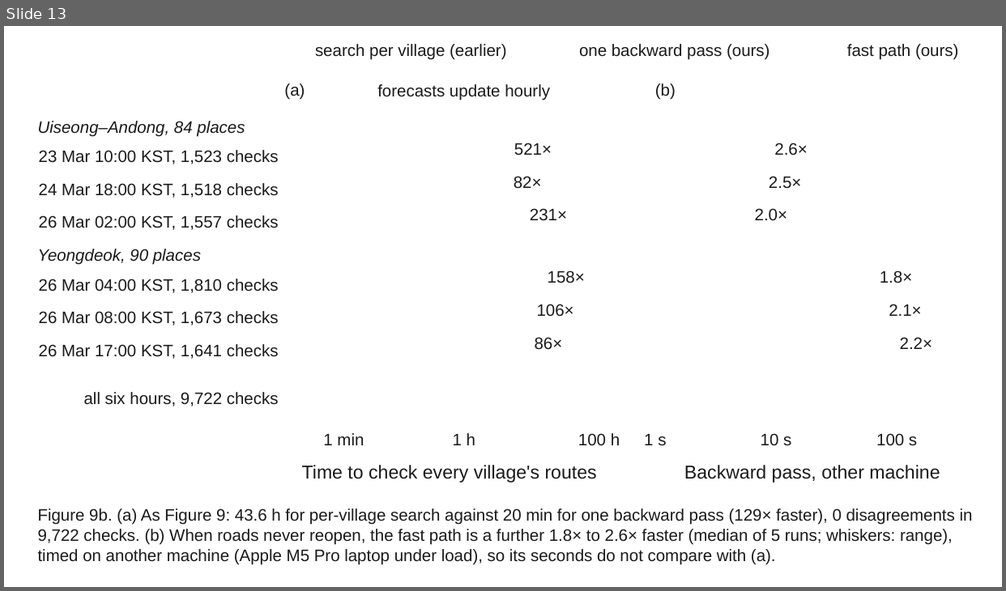
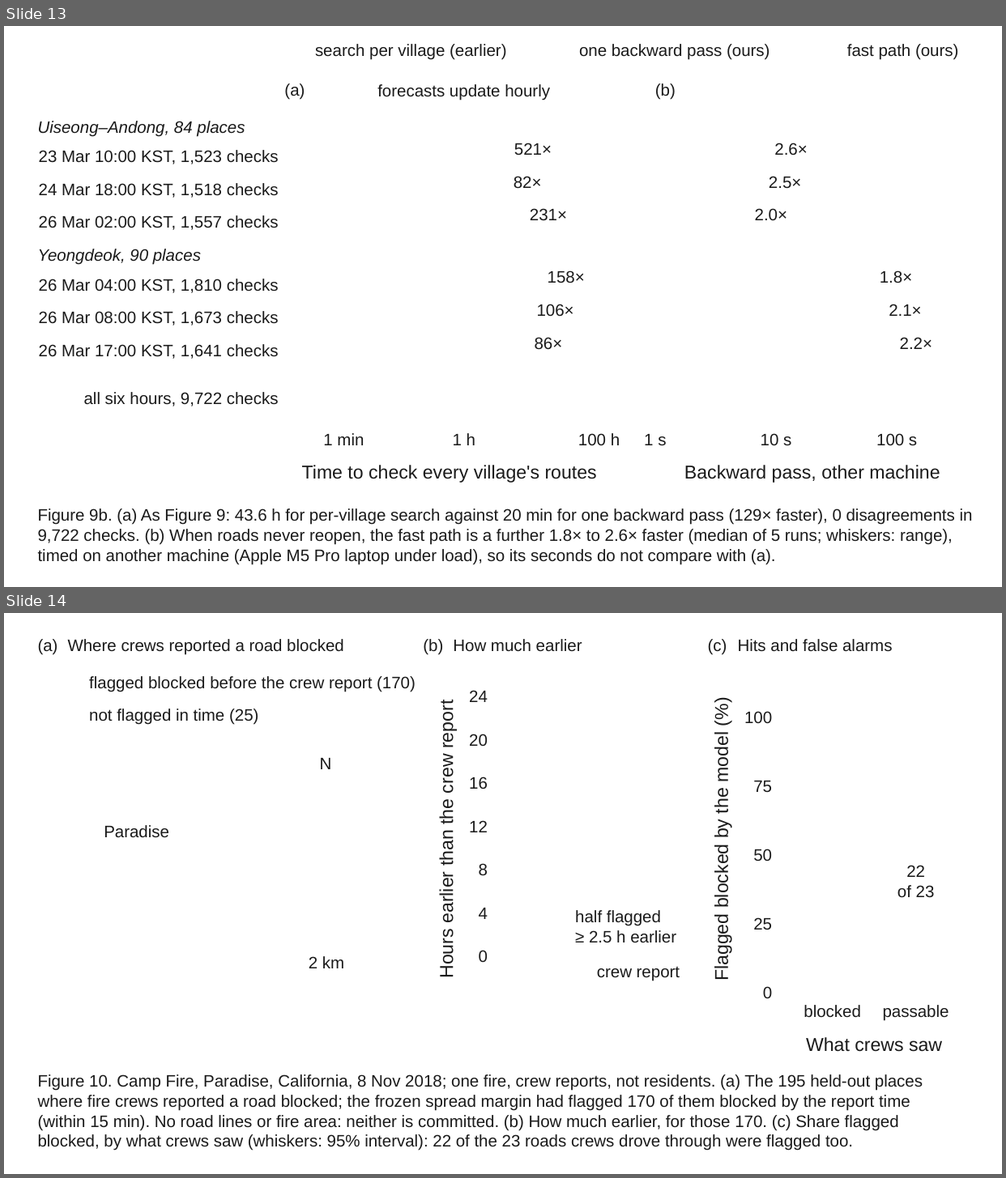
Before and after one commit to Sparkxt-0318/wildfireguardian, a slide deck: talk/figures/kcf_talk_figures.pptx. Shown one above the other, each under a label of ours: slide 13 before the commit, slides 13 and 14 after it. The pictures are 1006x591 and 1006x1178 pixels, drawn with LibreOffice and Linux fonts; fonts in the diff are those of the drawing; background and template pictures are left out. Boxes give left, top, right and bottom in pixels: in the first picture for what was removed or moved away, otherwise in the second. Text is boxed around its words. In the diff, an @@ line names an element or a change of style, - is before the commit and + after.

Commit message:
talk/figures: F10 Camp Fire reworked for a 10-second read: Paradise label from the committed geocoder, legend in plain words, hours-earlier panel with direct median label, new panel (c) hits and false alarms with 95% intervals (22 of 23 passable roads also flagged), 'blocked' replaces 'closed' (D37); pptx, docs, zip

```diff
--- a/talk/figures/kcf_talk_figures.pptx
+++ b/talk/figures/kcf_talk_figures.pptx
@@ slide 14 added at (4, 613, 1002, 1174), background picture (left out) @@
@@ text added at (38, 639, 58, 654), 16 pt, text #1A1A1A @@
+(a)
@@ text added at (68, 639, 344, 654), 16 pt, text #1A1A1A @@
+Where crews reported a road blocked
@@ text added at (423, 639, 443, 654), 16 pt, text #1A1A1A @@
+(b)
@@ text added at (453, 639, 582, 652), 16 pt, text #1A1A1A @@
+How much earlier
@@ text added at (708, 639, 727, 654), 16 pt, text #1A1A1A @@
+(c)
@@ text added at (738, 639, 892, 652), 16 pt, text #1A1A1A @@
+Hits and false alarms
@@ text added at (89, 676, 415, 692), 16 pt, text #1A1A1A @@
+flagged blocked before the crew report (170)
@@ text added at (89, 709, 258, 725), 16 pt, text #1A1A1A @@
+not flagged in time (25)
@@ text added at (436, 705, 457, 977), 18 pt, text #1A1A1A @@
+Hours earlier than the crew report
@@ text added at (469, 690, 488, 702), 16 pt, text #1A1A1A @@
+24
@@ text added at (469, 734, 488, 746), 16 pt, text #1A1A1A @@
+20
@@ text added at (744, 711, 772, 724), 16 pt, text #1A1A1A @@
+100
@@ text added at (320, 758, 332, 769), 16 pt, text #1A1A1A @@
+N
@@ text added at (711, 737, 732, 979), 18 pt, text #1A1A1A @@
+Flagged blocked by the model (%)
@@ text added at (469, 777, 488, 790), 16 pt, text #1A1A1A @@
+16
@@ text added at (753, 781, 772, 792), 16 pt, text #1A1A1A @@
+75
@@ text added at (104, 825, 169, 837), 16 pt, text #1A1A1A @@
+Paradise
@@ text added at (469, 820, 488, 833), 16 pt, text #1A1A1A @@
+12
@@ text added at (753, 849, 772, 861), 16 pt, text #1A1A1A @@
+50
@@ text added at (479, 863, 488, 876), 16 pt, text #1A1A1A @@
+8
@@ text added at (808, 858, 859, 905), 16 pt, text #FFFFFF @@
+170
+of 195
@@ text added at (897, 865, 935, 898), 16 pt, text #1A1A1A @@
+22
+of 23
@@ text added at (479, 908, 488, 919), 16 pt, text #1A1A1A @@
+4
@@ text added at (575, 910, 676, 943), 16 pt, text #1A1A1A @@
+half flagged
+≥ 2.5 h earlier
@@ text added at (753, 918, 772, 930), 16 pt, text #1A1A1A @@
+25
@@ text added at (479, 950, 488, 962), 16 pt, text #1A1A1A @@
+0
@@ text added at (309, 956, 344, 969), 16 pt, text #1A1A1A @@
+2 km
@@ text added at (597, 967, 680, 982), 16 pt, text #1A1A1A @@
+crew report
@@ text added at (763, 986, 772, 999), 16 pt, text #1A1A1A @@
+0
@@ text added at (803, 1005, 861, 1018), 16 pt, text #1A1A1A @@
+blocked
@@ text added at (883, 1005, 949, 1021), 16 pt, text #1A1A1A @@
+passable
@@ text added at (806, 1037, 942, 1052), 18 pt, text #1A1A1A @@
+What crews saw
@@ text added at (38, 1075, 923, 1151), 16 pt, text #1A1A1A @@
+Figure 10. Camp Fire, Paradise, California, 8 Nov 2018; one fire, crew reports, not residents. (a) The 195 held-out places where fire crews reported a road blocked; the frozen spread margin had flagged 170 of them blocked by the report time (within 15 min). No road lines or fire area: neither is committed. (b) How much earlier, for those 170. (c) Share flagged blocked, by what crews saw (whiskers: 95% interval): 22 of the 23 roads crews drove through were flagged too.
```
Also in this commit, not shown: 1 slide removed, 18 other files.
